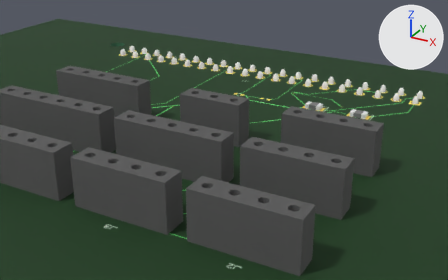
An edit to the glTF model apps/web/public/boards/t3-board.glb, drawn before and after from the same camera.
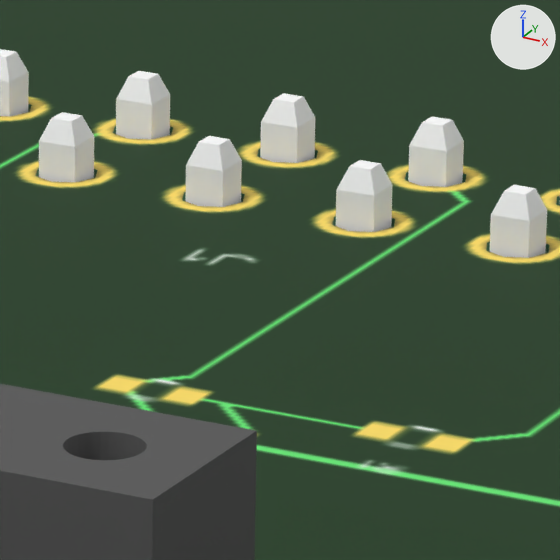
Each version is shown from a 50 mm lens placed at (39.3, -60.7, 29.4), pointed at (1.8, 7.5, -4.7), then close up on the part from 50% to 62% of the width and 20% to 40% of the height. The lights are fixed; the arrows at upper right show +X, +Y and +Z. The last two pictures show the newer version.

The older version as bpy lines, for what is in view:
```python
me_j1 = bpy.data.meshes.new('J1')
me_j1.from_pydata(...)  # 1092 vertices, 1968 faces; spans x -25.4..25.4, y -2.5..2.5, z -9.6..0.9
# faces by material slot: [368, 1600]
me_j1.materials.append(mat_obj_material_0)  # dark grey #666666
me_j1.materials.append(mat_obj_material_1)  # white #ffffff
me_j9 = bpy.data.meshes.new('J9')
me_j9.from_pydata(...)  # 521 vertices, 716 faces; spans x -3.81..3.81, y -1.27..1.27, z -3.0..5.0
# faces by material slot: [620, 96]
me_j9.materials.append(mat_obj_material_0_001)  # dark grey #5a5a5a
me_j9.materials.append(mat_obj_material_1)  # white #ffffff
me_meshwithtextures0 = bpy.data.meshes.new('MeshWithTextures0')
me_meshwithtextures0.from_pydata(...)  # 1368 vertices, 3072 faces; spans x -52.5..52.5, y -35.0..35.0, z -0.7..0.7
# faces by material slot: [852, 852, 1368]
me_meshwithtextures0.materials.append(mat_topmaterial_1)  # picture img_image_0
me_meshwithtextures0.materials.append(mat_bottommaterial_2)  # picture img_image_1
me_meshwithtextures0.materials.append(mat_greensidematerial_3)  # dark green #386f50
ob_box0 = bpy.data.objects.new('Box0', me_meshwithtextures0)
ob_box0.location = (0.0, 0.0, 0.0)
ob_j1 = bpy.data.objects.new('J1', me_j1)
ob_j1.location = (0.0, 21.0, 0.7)
ob_j9 = bpy.data.objects.new('J9', me_j9)
ob_j9.location = (6.35, -3.0, 0.7)
```
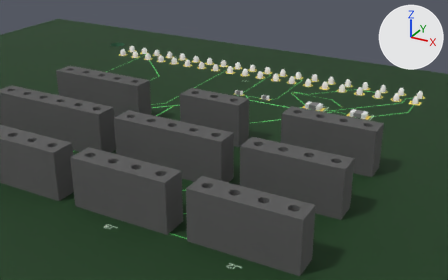
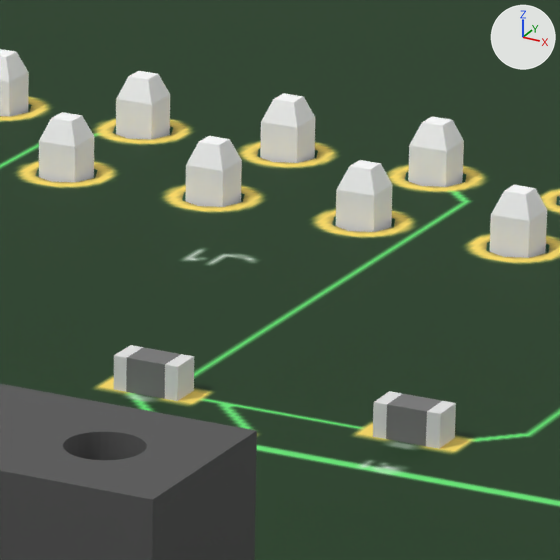
The change, as a diff of the scene's bpy script:
```diff
--- a/apps/web/public/boards/t3-board.glb.py
+++ b/apps/web/public/boards/t3-board.glb.py
@@ ob_r2 @@
+ob_r2 = bpy.data.objects.new('R2', me_c1)
+ob_r2.location = (2.0, 11.5, 0.7)
@@ ob_r1 @@
+ob_r1 = bpy.data.objects.new('R1', me_c1)
+ob_r1.location = (6.0, 11.5, 0.7)
```

Changed parts and their boxes (x1, y1, x2, y2) in the close-ups (560 x 560 px):
'R1', added
    after: (373, 391, 456, 449)
'R2', added
    after: (114, 345, 194, 401)
